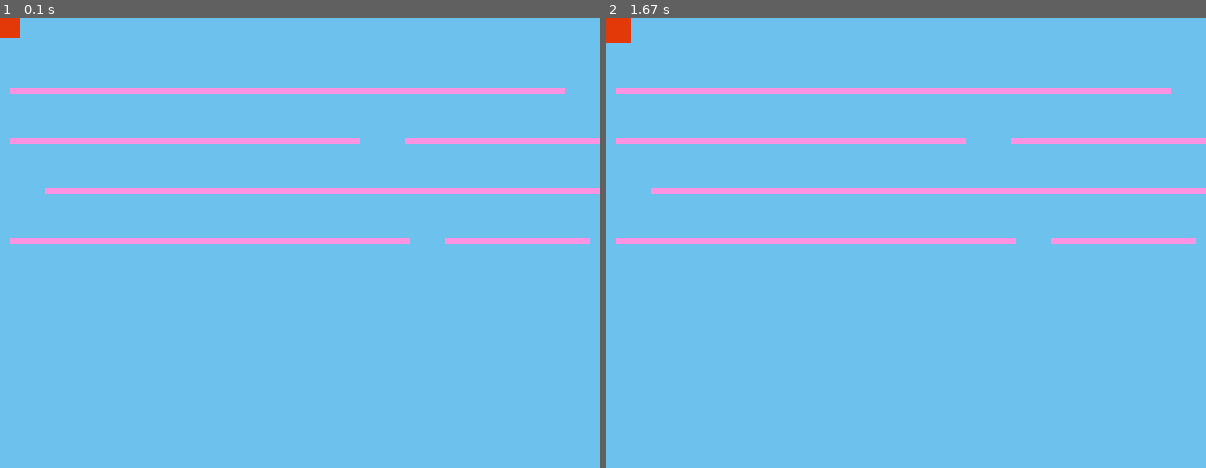
Above: before the commit, frames 1-2 (left to right).
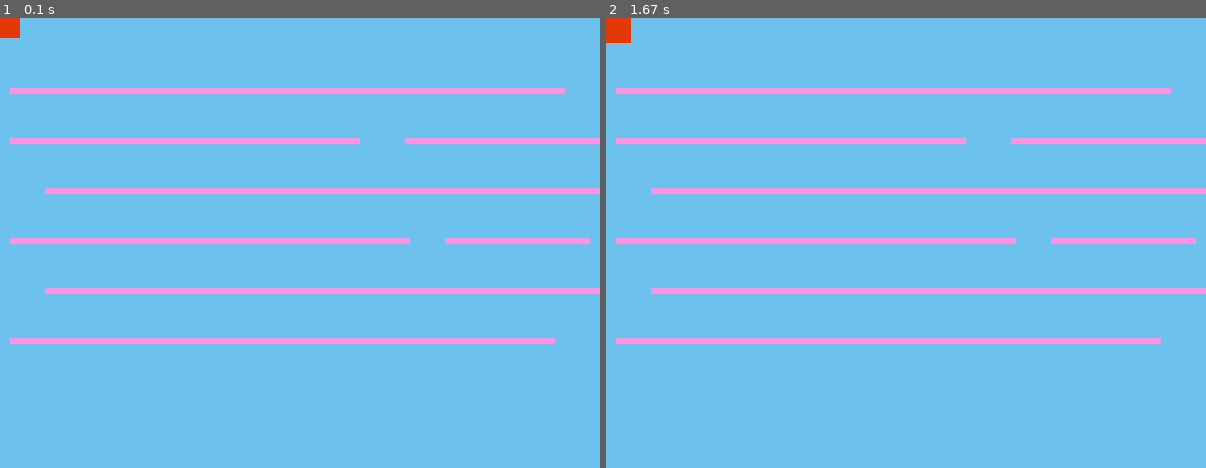
Above: after the commit, the same moments.

Repository: italogama/PyGame-LearnCafe
Game: pygame game, started from Aula 4 Inicio/Aula 20.py
Two runs of this game, one before a commit and one after it. Both use one fixed random seed, a clock stepped at 60 frames per second and the inputs below.
Inputs (mouse positions are in pixels of both pictures, inside the frame that each line leads up to):
- Up to frame 1 (0.1 s): no input
- Up to frame 2 (1.67 s): click (906, 243) at 0.38 s

The runs differ from the first frame. In frame 1, 2.4% of the frame differs, in the area x 1-100%, y 60-73%; in frame 2, 2.4%.

Commit message:
Aula 26 - Criando jogo com Pygame

Diff:
--- a/Aula 4 Inicio/Aula 20.py
+++ b/Aula 4 Inicio/Aula 20.py
@@ -21,7 +21,8 @@
     ret5 = pygame.Rect(45, 170, 555, 6)
     ret6 = pygame.Rect(10, 220, 400, 6)
     ret7 = pygame.Rect(445, 220, 145, 6)
-    ret8 = pygame.Rect(45, 170, 555, 6)
+    ret8 = pygame.Rect(45, 270, 555, 6)
+    ret9 = pygame.Rect(10, 320, 545, 6)
     sair = False
 
     pygame.font.init()
@@ -50,7 +51,7 @@
         (ret.left, ret.top) = pygame.mouse.get_pos() #Evento de captura do mouse
         ret.left -= ret.width/2   #Coloca cursos no centro do objeto ret
         ret.top -= ret.height/2
-        if ret.colliderect(ret2) or ret.colliderect(ret3) or ret.colliderect(ret4): #testando colisão com objeto
+        if ret.colliderect(ret2) or ret.colliderect(ret3) or ret.colliderect(ret4) or ret.colliderect(ret5) or ret.colliderect(ret6) or ret.colliderect(ret7) or ret.colliderect(ret8) or ret.colliderect(ret9): #testando colisão com objeto
             text = fonte_perdeu.render('VOCE PERDEU', 1, (cor_branca)) #printando perdeu
             tela.blit(text, (200, 200))
             pygame.mouse.set_pos(10, 10)
@@ -58,12 +59,12 @@
             audio_explosao.set_volume(00.1)
             (ret.left, ret.top) = (xant, yant)
 
-        if ret.top > 400:
+        if ret.top > 330:
             text = fonte_ganhou.render('VOCE GANHOU', 1, (cor_branca)) #printando perdeu
             tela.blit(text, (200, 200))
             text = fonte_perdeu.render('CLIQUE PARA RECOMECAR', 1, (cor_vermelha)) #printando perdeu
             tela.blit(text, (150, 250))
-            ret2.left = 602
+            ret2.left, ret3.left = 602
 
 
         pygame.draw.rect(tela, cor_vermelha, ret) #inserindo retangulo
@@ -73,6 +74,8 @@
         pygame.draw.rect(tela, cor_rosa, ret5)
         pygame.draw.rect(tela, cor_rosa, ret6)
         pygame.draw.rect(tela, cor_rosa, ret7)
+        pygame.draw.rect(tela, cor_rosa, ret8)
+        pygame.draw.rect(tela, cor_rosa, ret9)
         pygame.display.update() #Chamar atualização na Tela
 
     pygame.quit() #Quita o game ao clicar no X
